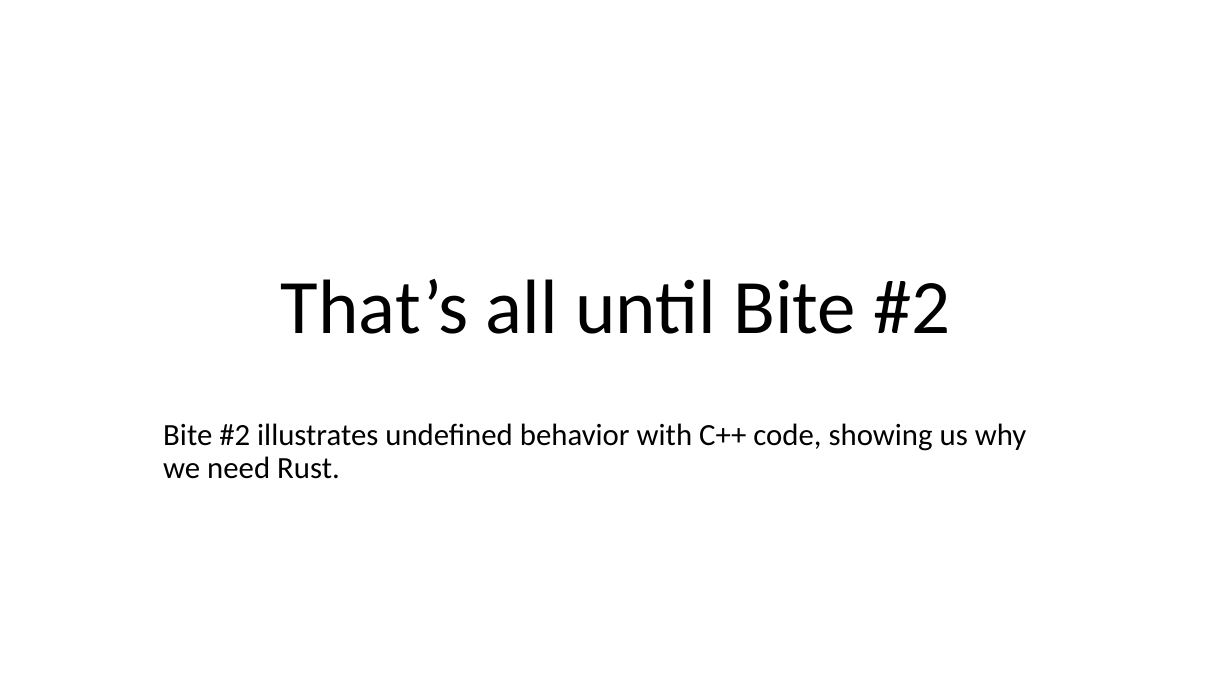
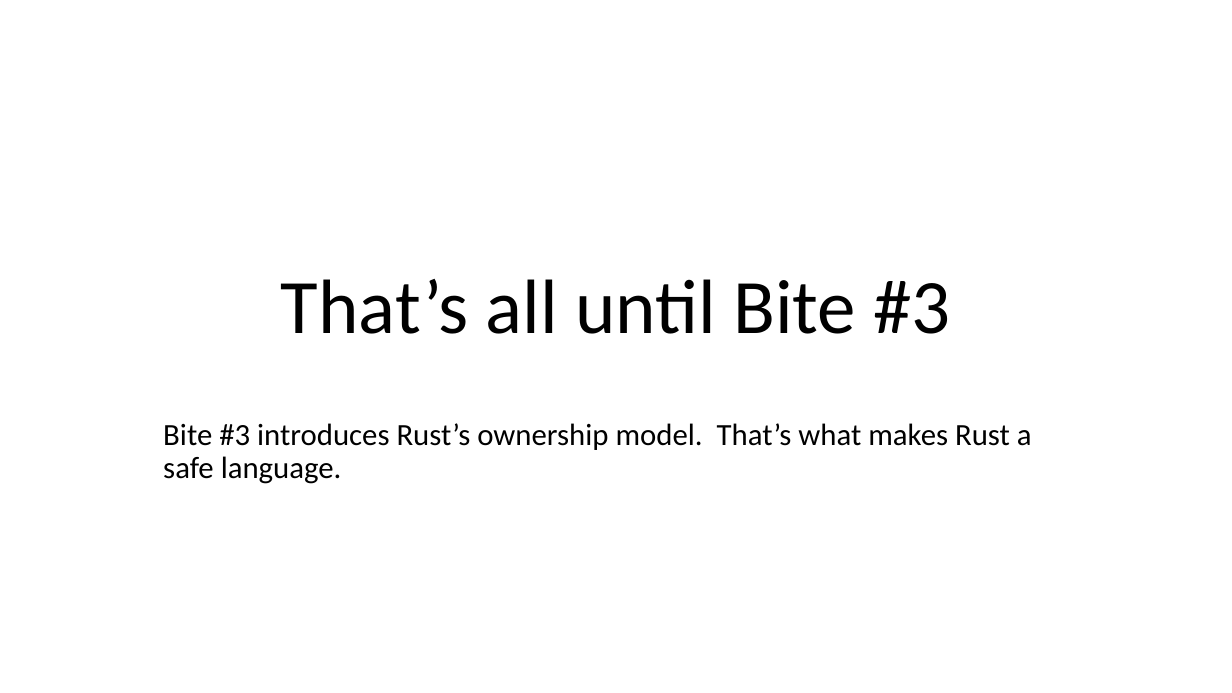
Before and after one commit to JimFawcett/JimFawcett.github.io, a slide deck: slide 12 of Resources/ConsumingRustBite2.pptx (slide 10 before the commit). Drawn at 1232x693 pixels with LibreOffice and Linux fonts; fonts in the diff are those of the drawing. Boxes give left, top, right and bottom in pixels: in the first picture for what was removed or moved away, otherwise in the second. Text is boxed around its words. In the diff, an @@ line names an element or a change of style, - is before the commit and + after.

Commit message:
added Bite2

```diff
--- a/Resources/ConsumingRustBite2.pptx
+++ b/Resources/ConsumingRustBite2.pptx
@@ title at [281, 279, 950, 334]: text changed @@
-That’s all until Bite #2
+That’s all until Bite #3
@@ subtitle at [163, 423, 1032, 484]: text changed @@
-Bite #2 illustrates undefined behavior with C++ code, showing us why we need Rust.
+Bite #3 introduces Rust’s ownership model. That’s what makes Rust a safe language.
```
Also in this commit, not shown: 2 other slides changed, 7 slides added, 5 slides removed, 1 other file.
